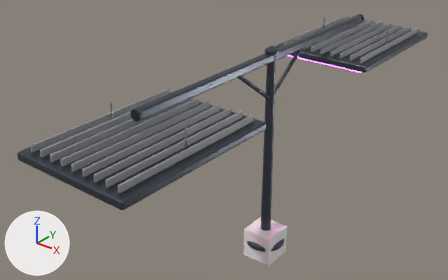
What one commit did to the FBX model art/export/fbx/LampLed.fbx.
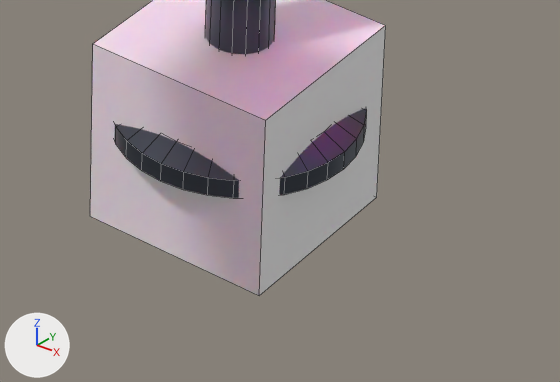
Each version appears first whole from a 50 mm lens placed at (9.54, -14.09, 11.88), pointed at (-1.2, -0.66, 3.55), and next in a close-up on the part from 51% to 70% of the width and 80% to 100% of the height. Arrows for +X, +Y and +Z are at lower left; the lights stay in place. The older version's two pictures come first. The close-ups show mesh edges as thin lines. Where no turn or scale is listed for an object, it has been applied to the vertices.

The first close-up shows 'Body__MetalDark.007', 'Origin__Pivot.011'.
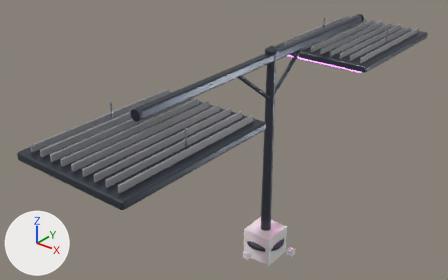
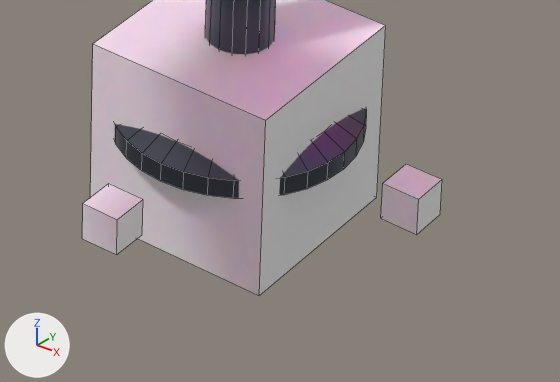
Edits to the scene script, one JSON object a line:
```json
{"op": "add", "block": "me_origin__axisx", "code": ["me_origin__axisx = bpy.data.meshes.new('Origin__AxisX')", "me_origin__axisx.from_pydata(...)  # a box spanning x -0.1..0.1, y -0.1..0.1, z -0.1..0.1"]}
{"op": "add", "block": "ob_origin__axisx", "code": ["ob_origin__axisx = bpy.data.objects.new('Origin__AxisX', me_origin__axisx)", "ob_origin__axisx.location = (1.0, 0.0, 0.0)"]}
{"op": "add", "block": "ob_origin__axisz", "code": ["ob_origin__axisz = bpy.data.objects.new('Origin__AxisZ', me_origin__axisx.copy())", "ob_origin__axisz.location = (0.0, -1.0, 0.0)"]}
```

What differs and where, as boxes (x1, y1, x2, y2) in the close-ups (560 x 382 px):
```json
{"object": "Origin__AxisZ", "change": "added", "after": [82, 183, 143, 255]}
{"object": "Origin__AxisX", "change": "added", "after": [381, 164, 442, 234]}
```
